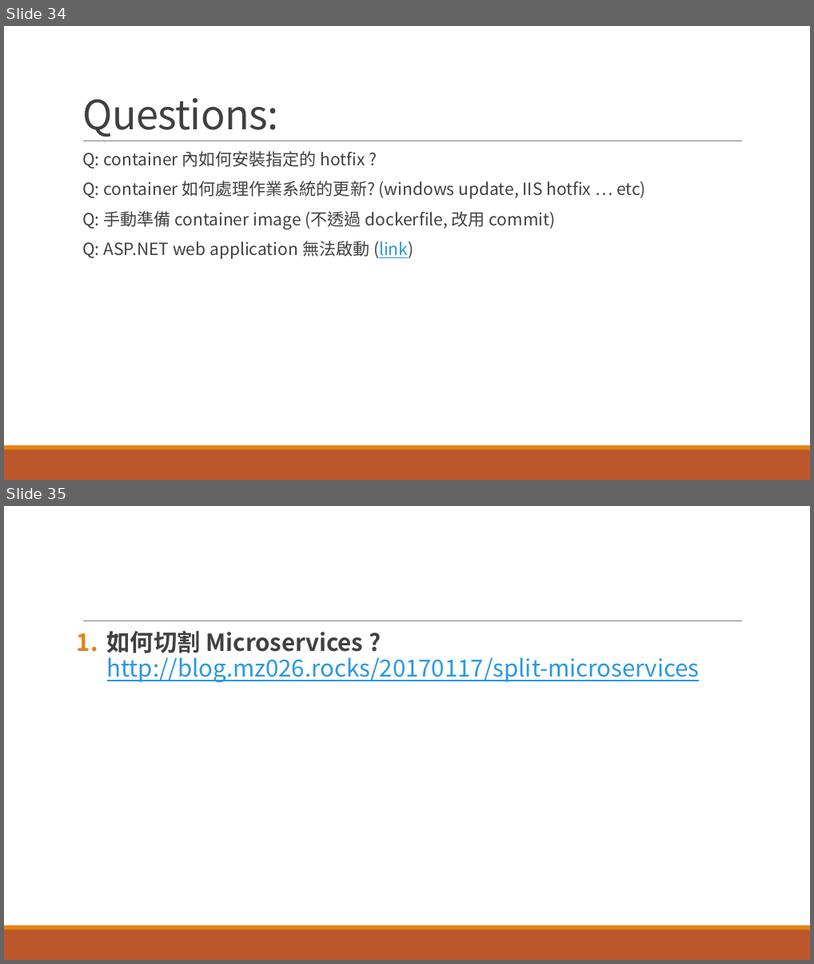
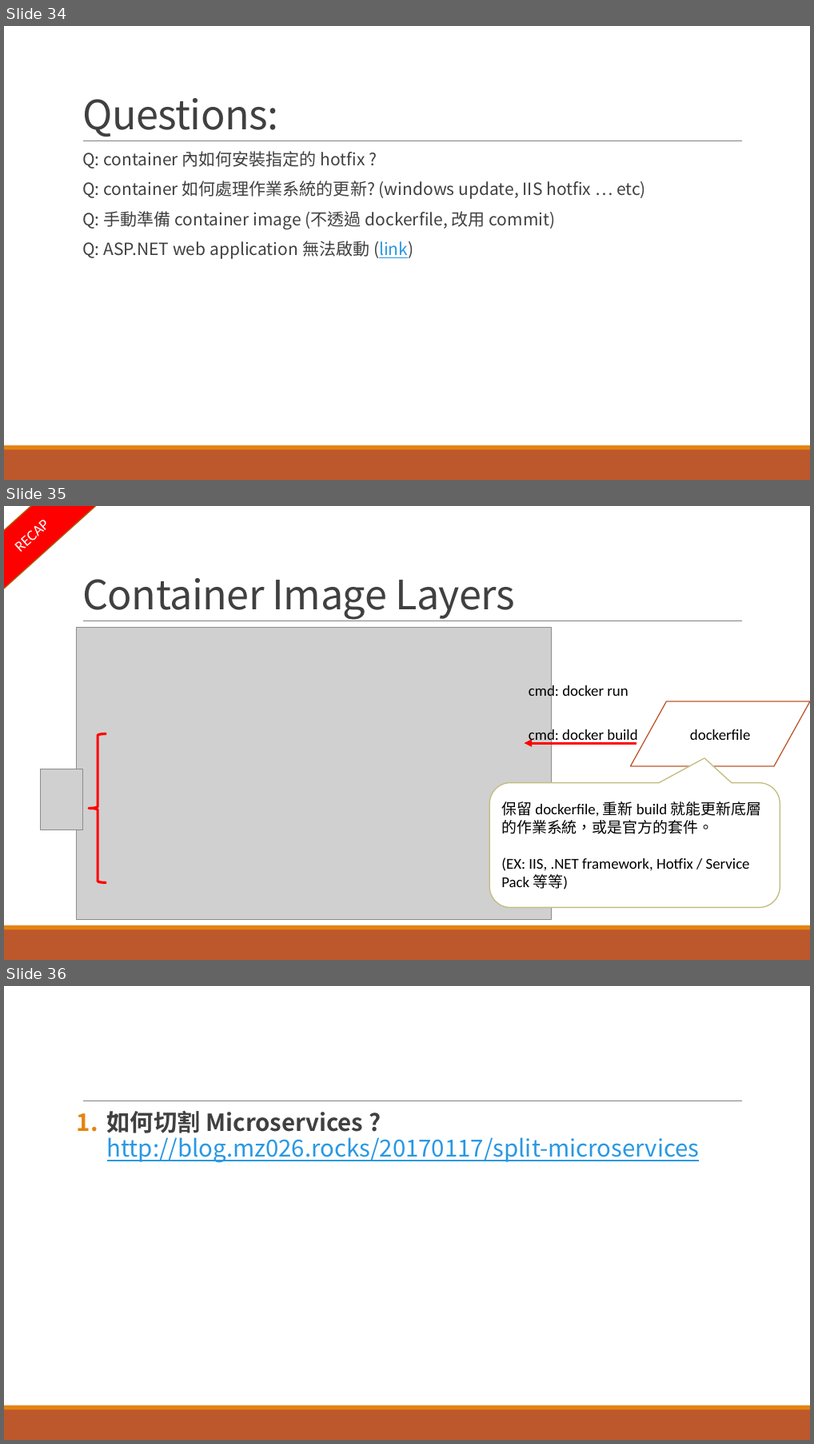
Before and after one commit to andrew0928/Course.Microservices.201612, a slide deck: Session4/M04.pptx. Shown one above the other, each under a label of ours: slides 34 and 35 before the commit, slides 34, 35 and 36 after it. The pictures are 814x964 and 814x1444 pixels, drawn with LibreOffice and Linux fonts; fonts in the diff are those of the drawing; grey boxes stand for pictures. Boxes give left, top, right and bottom in pixels: in the first picture for what was removed or moved away, otherwise in the second. Text is boxed around its words. In the diff, an @@ line names an element or a change of style, - is before the commit and + after.

```diff
--- a/Session4/M04.pptx
+++ b/Session4/M04.pptx
@@ slide 35 added at bbox=[4, 506, 810, 960], background #FFFFFF; not listed: 3 template elements that a slide beside it also shows @@
@@ rectangle added at bbox=[4, 506, 121, 618], fill #FF0000, outline #A9610D 1.25 pt, 18 pt, text #FFFFFF @@
+RECAP
@@ title added at bbox=[82, 578, 515, 620], 48 pt, text #404040 @@
+Container Image Layers
@@ picture added at bbox=[77, 627, 552, 919] @@
@@ text added at bbox=[529, 683, 628, 700], 18 pt, text #000000 @@
+cmd: docker run
@@ flow chart input output added at bbox=[630, 701, 810, 766], fill #FFFFFF, outline #BD582C 1.25 pt, 18 pt, text #000000 @@
+dockerfile
@@ left brace added at bbox=[89, 733, 106, 882], outline #FF0000 3 pt @@
@@ arrow added from (638, 743) to (525, 743), #FF0000 3 pt @@
@@ text added at bbox=[529, 728, 638, 744], 18 pt, text #000000 @@
+cmd: docker build
@@ picture added at bbox=[40, 769, 83, 830] @@
@@ elbow arrow added from (702, 766) to (525, 808), #FF0000 3 pt @@
@@ rounded speech box added at bbox=[490, 783, 780, 907], fill #FFFFFF, outline #C2BC80 1.25 pt, 18 pt, text #000000 @@
+保留 dockerfile, 重新 build 就能更新底層的作業系統，或是官方的套件。
+(EX: IIS, .NET framework, Hotfix / Service Pack 等等)
@@ text added at bbox=[594, 801, 628, 809], 18 pt, text #000000 @@
+from:
@@ what was slide 35 is now slide 36 @@
```
Also in this commit, not shown: 1 slide changed, 1 other slide added.
